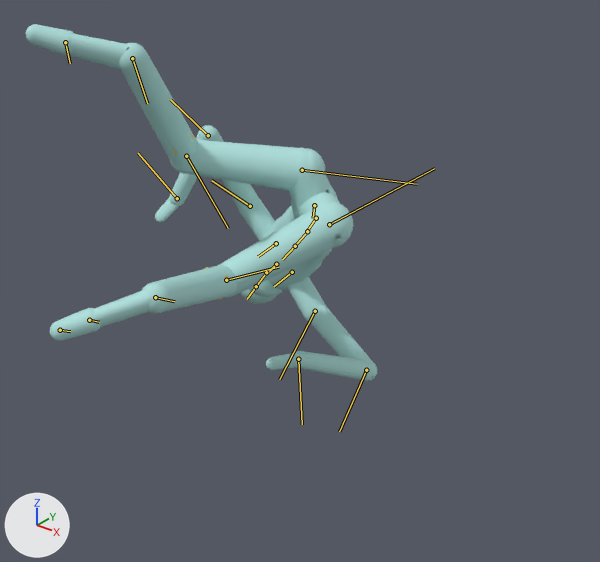
What one commit did to the glTF model assets/samples/windmill_drill/windmill_drill_humanoid.glb.
One viewpoint serves both versions: a camera (50 mm lens) standing at (1.473, -1.914, 1.498) and looking at (0.009, -0.086, 0.364). Arrows for +X, +Y and +Z are at lower left; the lights stay in place. The first picture is the older version. Both versions are drawn at frame 32 of the action 'windmill_drill'; the numbers are the values there. The bones that change, and the others that lie on the model, are drawn over the model as lines.

In view in the first picture: 'bones', 'mannequin'.
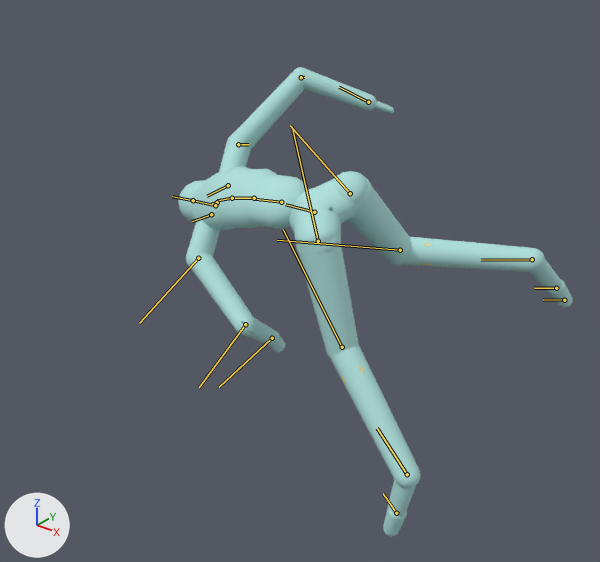
What the commit changed:
Bone 'Hips' (bone_hips) moves from (0.0, -0.341, 0.0) to (0.0, -0.362, 0.0).
Bone 'Hips' (bone_hips) turns from (-37, 10, 134) to (5, -124, 88) degrees about its own x, y and z.
Bone 'Spine' (bone_spine) turns from (12, -2, -2) to (9, -2, -1) degrees about its own x, y and z.
Bone 'Spine1' (bone_spine1) turns from (7, -1, 0) to (7, -3, 0) degrees about its own x, y and z.
Bone 'Spine2' (bone_spine2) turns from (5, -1, 0) to (8, -3, 1) degrees about its own x, y and z.
Bone 'Neck' (bone_neck) turns from (7, -5, 1) to (6, -8, 4) degrees about its own x, y and z.
Bone 'Head' (bone_head) turns from (-21, -20, 5) to (-11, -20, 7) degrees about its own x, y and z.
Bone 'LeftShoulder' (bone_leftshoulder) turns from (0, -12, -6) to (2, -13, -7) degrees about its own x, y and z.
Bone 'LeftArm' (bone_leftarm) turns from (-15, -13, -33) to (-15, -24, -45) degrees about its own x, y and z.
Bone 'LeftForeArm' (bone_leftforearm) turns from (4, -129, -21) to (38, -103, -51) degrees about its own x, y and z.
Bone 'LeftHand' (bone_lefthand) turns from (-8, 19, 4) to (8, 8, 10) degrees about its own x, y and z.
Bone 'RightShoulder' (bone_rightshoulder) turns from (1, -2, -3) to (2, -9, -10) degrees about its own x, y and z.
Bone 'RightArm' (bone_rightarm) turns from (23, 8, 34) to (27, 13, 38) degrees about its own x, y and z.
Bone 'RightForeArm' (bone_rightforearm) turns from (0, 109, 7) to (-7, 66, -3) degrees about its own x, y and z.
Bone 'RightHand' (bone_righthand) turns from (-3, 4, -23) to (-2, 0, -28) degrees about its own x, y and z.
Bone 'LeftUpLeg' (bone_leftupleg) turns from (-83, 31, 11) to (-68, 27, 18) degrees about its own x, y and z.
Bone 'LeftLeg' (bone_leftleg) turns from (74, -4, -3) to (33, -1, 1) degrees about its own x, y and z.
Bone 'LeftFoot' (bone_leftfoot) turns from (8, 5, 3) to (16, 6, 3) degrees about its own x, y and z.
Bone 'LeftToeBase' (bone_lefttoebase) turns from (9, 0, 1) to (5, 0, 1) degrees about its own x, y and z.
Bone 'RightUpLeg' (bone_rightupleg) turns from (-100, -2, -6) to (-85, -7, -13) degrees about its own x, y and z.
Bone 'RightLeg' (bone_rightleg) turns from (73, 3, 3) to (68, 9, 2) degrees about its own x, y and z.
Bone 'RightFoot' (bone_rightfoot) turns from (16, 2, 6) to (17, 2, 6) degrees about its own x, y and z.

Changed parts and their boxes (x1, y1, x2, y2) in the pictures (600 x 562 px):
'mannequin', posed (12% wider, 31% taller): before (26, 24, 377, 381); after (178, 67, 573, 536)
'bones', posed (mostly hidden): before (173, 133, 229, 299); after (341, 243, 431, 384)
bone 'Hips', root to tip: before (314, 205) to (313, 218); after (314, 212) to (285, 204)
bone 'Spine', root to tip: before (316, 218) to (306, 232); after (281, 202) to (254, 199)
bone 'Spine1', root to tip: before (307, 231) to (295, 246); after (254, 198) to (232, 198)
bone 'Spine2', root to tip: before (295, 246) to (282, 259); after (232, 198) to (217, 200)
bone 'Neck', root to tip: before (276, 264) to (269, 271); after (217, 202) to (212, 203)
bone 'Head', root to tip: before (266, 272) to (256, 286); after (215, 205) to (193, 200)
bone 'LeftShoulder', root to tip: before (276, 243) to (258, 256); after (211, 214) to (192, 221)
bone 'LeftArm', root to tip: before (250, 206) to (211, 180); after (198, 258) to (139, 323)
bone 'LeftForeArm', root to tip: before (208, 135) to (170, 99); after (245, 324) to (199, 387)
bone 'LeftHand', root to tip: before (177, 198) to (138, 153); after (272, 338) to (219, 387)
bone 'RightShoulder', root to tip: before (292, 272) to (274, 286); after (228, 185) to (207, 196)
bone 'RightArm', root to tip: before (315, 311) to (279, 379); after (238, 144) to (248, 144)
bone 'RightForeArm', root to tip: before (366, 370) to (339, 431); after (301, 77) to (304, 77)
bone 'RightHand', root to tip: before (298, 359) to (302, 424); after (368, 102) to (339, 87)
bone 'LeftUpLeg', root to tip: before (302, 170) to (417, 184); after (318, 241) to (292, 126)
bone 'LeftLeg', root to tip: before (186, 156) to (228, 228); after (342, 347) to (283, 229)
bone 'LeftFoot', root to tip: before (132, 58) to (147, 103); after (407, 474) to (377, 428)
bone 'LeftToeBase', root to tip: before (65, 42) to (70, 63); after (396, 513) to (383, 493)
bone 'RightUpLeg', root to tip: before (329, 224) to (434, 168); after (350, 193) to (290, 125)
bone 'RightLeg', root to tip: before (226, 280) to (278, 267); after (400, 250) to (277, 240)
bone 'RightFoot', root to tip: before (155, 297) to (174, 301); after (532, 259) to (481, 260)
